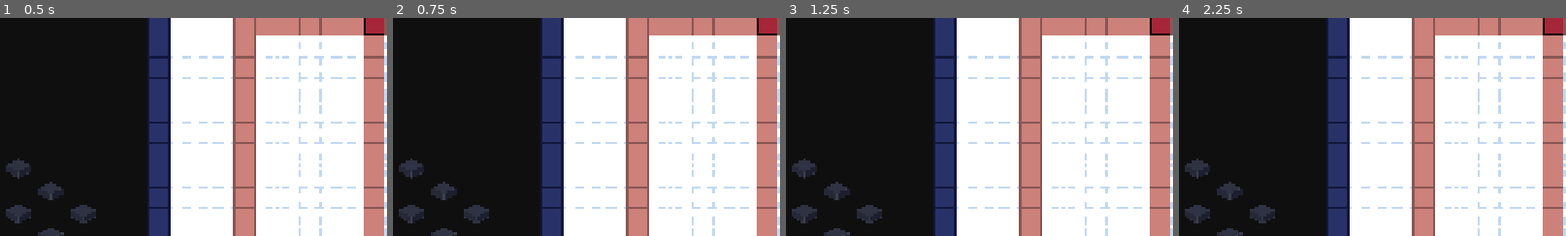
Above: before the commit, frames 1-4 (left to right).
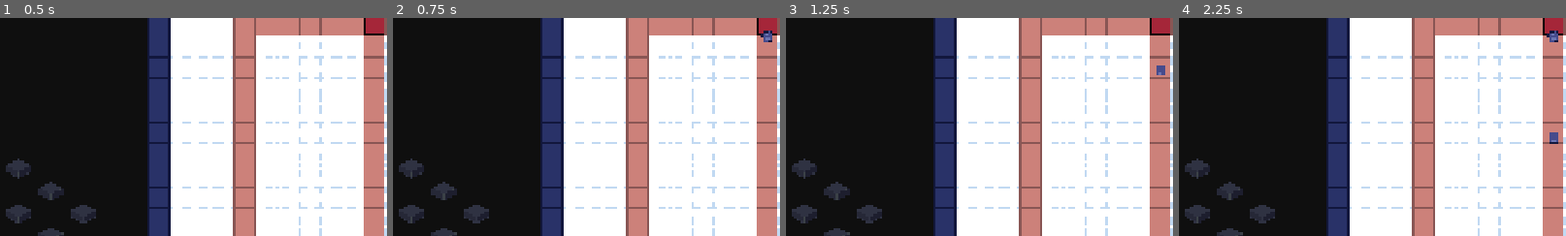
Above: after the commit, the same moments.

Repository: ClemiDouce/halloween-game-jam-2026
Game: Godot game, scene res://scenes/world.tscn
Same seed, same stepped clock (60 frames per second), same inputs: the game is played once before the commit and once after it.
Inputs:
- Up to frame 1 (0.5 s): no input
- Up to frame 2 (0.75 s): tap Enter at 0.5 s; hold Up (ui_up) from 0.53 s (still down); tap D (destroy_building) at 0.6 s
- Up to frame 3 (1.25 s): keep holding Up (ui_up)
- Up to frame 4 (2.25 s): tap Space at 1.25 s; release Up (ui_up) at 1.28 s; hold Down (ui_down) 1.28-2.03 s; tap Tab (next_path) at 1.35 s; tap Enter at 2 s; hold Up (ui_up) from 2.03 s (still down); tap 1 (select_slot_1) at 2.1 s
The pictures show only the part of the screen within x 14-64%, y 16-66%; the shares and areas given below are measured in that part.

Frame 1 is identical in both runs. In frame 2, 0.1% of the frame differs, in the area x 94-98%, y 5-12%; in frame 3, 0.1%; in frame 4, 0.3%, in the area x 94-98%, y 5-58%.

Commit message:
add damage calculation

Diff:
--- a/data/units/gun_soldier.tres
+++ b/data/units/gun_soldier.tres
@@ -10,11 +10,12 @@
 
 [resource]
 script = ExtResource("1_l8t0w")
+unit_name = "GunSoldier"
 health = 50
+speed = 100.0
 damage = 20
+attack_range = 30.0
 rate_of_fire = 1.0
-speed = 100.0
-attack_range = 30.0
 cost = 100
 time_to_build = 0.5
 texture = ExtResource("2_1g1w0")
--- /dev/null
+++ b/data/units/small_tank.tres
@@ -0,0 +1,15 @@
+[gd_resource type="Resource" script_class="UnitResource" format=3 uid="uid://dm0mjpsku7osy"]
+
+[ext_resource type="Script" uid="uid://ctxaornc1ibjt" path="res://scripts/units/unit_ressource.gd" id="1_qqo2i"]
+
+[resource]
+script = ExtResource("1_qqo2i")
+unit_name = "Light Tank"
+health = 50
+speed = 50.0
+body_type = 1
+damage_type = 1
+damage = 20
+attack_range = 30.0
+rate_of_fire = 1.0
+metadata/_custom_type_script = "uid://ctxaornc1ibjt"
--- /dev/null
+++ b/scripts/attack_calculator.gd
@@ -0,0 +1,20 @@
+class_name AttackCalculator
+
+
+
+static func get_attack_damage(attacker: UnitResource, target: UnitResource):
+	var final_damage = attacker.damage
+	match(target.body_type):
+		UnitResource.BodyType.HUMAN:
+			match(attacker.damage_type):
+				UnitResource.DamageType.BULLET:
+					pass
+				UnitResource.DamageType.EXPLOSIVE:
+					pass
+		UnitResource.BodyType.ARMORED:
+			match(attacker.damage_type):
+				UnitResource.DamageType.BULLET:
+					final_damage *= 0.3
+				UnitResource.DamageType.EXPLOSIVE:
+					pass
+	return final_damage
--- a/scripts/entity_hitbox.gd
+++ b/scripts/entity_hitbox.gd
@@ -8,5 +8,5 @@
 func set_radius(new_radius: float) -> void:
 	shape.radius = new_radius
 
-func get_damage(value: int) -> void:
-	hurt.emit(value)
+func get_damage(attacker: UnitResource) -> void:
+	hurt.emit(attacker)
--- a/scripts/path/paths_manager.gd
+++ b/scripts/path/paths_manager.gd
@@ -1,19 +1,24 @@
 class_name PathManager extends Node
 
-#
-#@onready var entities: Node2D = %Entities
-#@onready var unit_path: UnitPath = $UnitPath
-#@onready var unit_path_2: UnitPath = $UnitPath2
-#@onready var unit_path_3: UnitPath = $UnitPath3
-#
-#func _process(_delta: float) -> void:
-	#if Input.is_action_just_pressed("ui_down"):
-		#_spawn_unit(true)
-	#elif Input.is_action_just_pressed("ui_up"):
-		#_spawn_unit(false)
-		#
-#func _spawn_unit(player: bool):
-	#var unit = UNIT_ENTITY.instantiate() as UnitEntity
-	#entities.add_child.call_deferred(unit)
-	#await unit.ready
-	#unit.set_unit(GUN_SOLDIER, unit_path, player)
+# Unit Spawn
+const GUN_SOLDIER = preload("uid://l0m3pssrbkug")
+const UNIT_ENTITY = preload("uid://bybp5w4ae511b")
+const SMALL_TANK = preload("uid://dm0mjpsku7osy")
+
+
+@onready var entities: Node2D = %Entities
+@onready var unit_path: UnitPath = $UnitPath
+@onready var unit_path_2: UnitPath = $UnitPath2
+@onready var unit_path_3: UnitPath = $UnitPath3
+
+func _process(_delta: float) -> void:
+	if Input.is_action_just_pressed("ui_down"):
+		_spawn_unit(true, SMALL_TANK)
+	elif Input.is_action_just_pressed("ui_up"):
+		_spawn_unit(false, GUN_SOLDIER)
+
+func _spawn_unit(player: bool, unit_type: UnitResource):
+	var unit = UNIT_ENTITY.instantiate() as UnitEntity
+	entities.add_child.call_deferred(unit)
+	await unit.ready
+	unit.set_unit(unit_type, unit_path, player)
--- a/scripts/units/unit_entity.gd
+++ b/scripts/units/unit_entity.gd
@@ -30,6 +30,7 @@
 
 func set_unit(unit: UnitResource, _path: UnitPath, _player_team: bool):
 	unit_data = unit
+	health = unit.health
 	#shape.radius = unit.attack_range
 	is_player = _player_team
 	sprite.texture = unit.texture
@@ -80,7 +81,7 @@
 			attack_timer += delta
 			if attack_timer >= unit_data.rate_of_fire:
 				attack_timer -= unit_data.rate_of_fire
-				attack_target.get_damage(unit_data.damage)
+				attack_target.get_damage(self.unit_data)
 
 
 func _on_attack_area_area_entered(area: Area2D) -> void:
@@ -93,9 +94,11 @@
 	state = UnitState.ATTACKING
 
 
-func _on_hitbox_hurt(value: int) -> void:
-	health -= max(0, health - value)
-	if health == 0:
+func _on_hitbox_hurt(attacker: UnitResource) -> void:
+	var damage = AttackCalculator.get_attack_damage(attacker, unit_data)
+	health = max(0, health - damage)
+	print("%s received %s damage from %s. Current health : %s" % [unit_data.unit_name, damage, attacker.unit_name, health])
+	if health <= 0:
 		#TODO Death Animation
 		queue_free()
 	else:
--- a/scripts/units/unit_ressource.gd
+++ b/scripts/units/unit_ressource.gd
@@ -1,16 +1,22 @@
 class_name UnitResource extends Resource
 
-#enum UnitType {MELEE, RANGED}
-#@export var type : UnitType
+enum BodyType {HUMAN, ARMORED}
+enum DamageType {BULLET, EXPLOSIVE}
 
 # Unit Stats
+@export var unit_name : String
 @export var health: int
+@export var speed : float
+
+
+@export var body_type : BodyType
+@export var damage_type : DamageType
 @export var damage : int
+@export var attack_range : float
 @export var rate_of_fire : float
-@export var speed : float
-@export var attack_range : float
 
 # Construction
+@export_subgroup("Construction")
 @export var cost : int
 @export var time_to_build : float # seconds
 @export var texture : Texture2D
Not shown, added: scripts/attack_calculator.gd.uid
